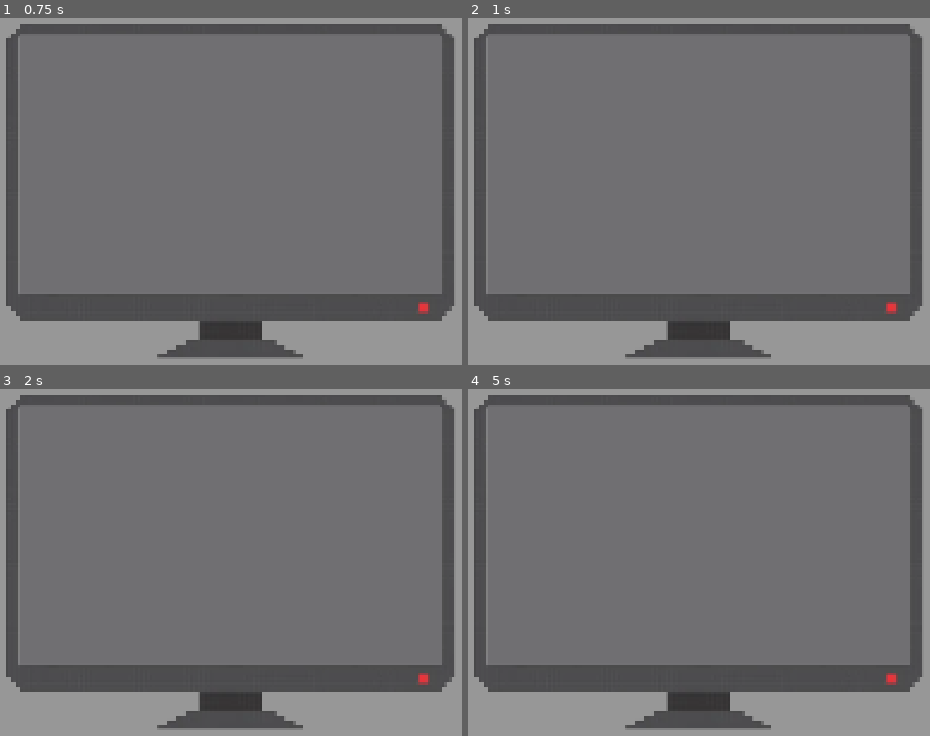
Above: before the commit, frames 1-4 (two rows, left to right).
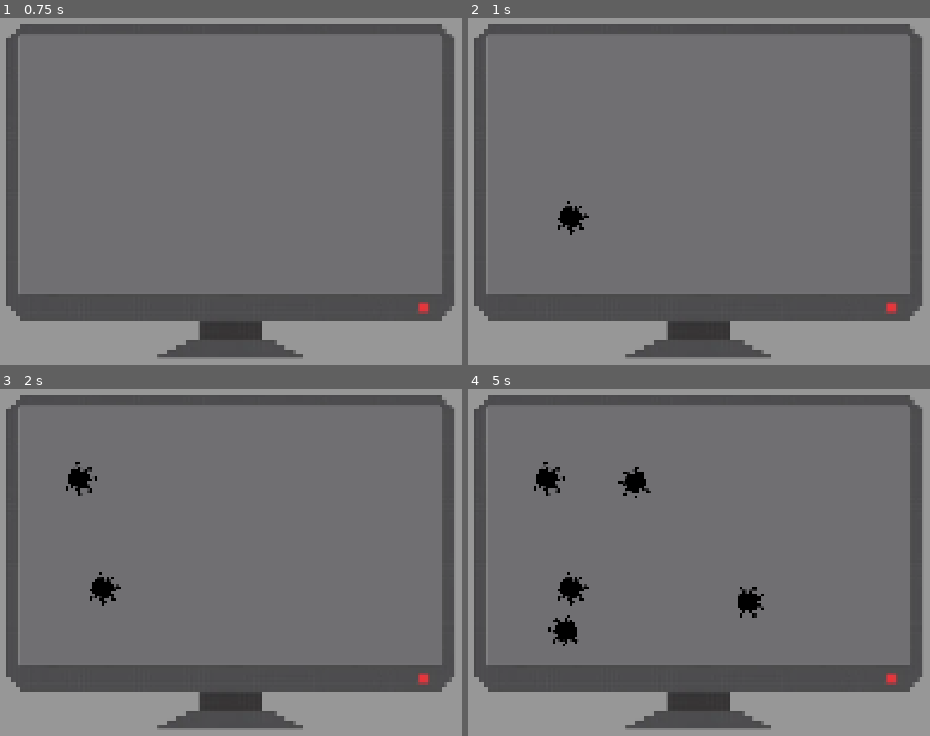
Above: after the commit, the same moments.

Repository: k3mystra/needy-college-student
Game: Godot game, scene res://ProgrammingMiniGame/mini_game_manager.tscn
Two runs of this game, one before a commit and one after it. Both use one fixed random seed, a clock stepped at 60 frames per second and the inputs below.
Inputs (mouse positions are in pixels of both pictures, inside the frame that each line leads up to):
- Up to frame 1 (0.75 s): tap Enter at 0.5 s; move the mouse to (401, 160) at 0.52 s; click (401, 160) at 0.67 s
- Up to frame 2 (1 s): no input
- Up to frame 3 (2 s): tap Space at 1.25 s; move the mouse to (64, 576) at 1.27 s; click (64, 576) at 1.42 s
- Up to frame 4 (5 s): move the mouse to (772, 454) at 2.02 s; click (772, 454) at 2.17 s; tap Enter at 2.75, 4.25 s; move the mouse to (652, 642) at 2.77 s; click (652, 642) at 2.92 s; tap Space at 3.5 s; move the mouse to (outside the picture) at 3.52 s; click (outside the picture) at 3.67 s; move the mouse to (outside the picture) at 4.27 s; click (outside the picture) at 4.42 s

Frame 1 is identical in both runs. In frame 2, 0.3% of the frame differs, in the area x 19-27%, y 52-63%; in frame 3, 0.6%; in frame 4, 1.5%, in the area x 14-65%, y 21-75%.

Commit message:
Squashing Is working

Diff:
--- a/Global.gd
+++ b/Global.gd
@@ -1,3 +1,3 @@
 # Global.gd
 extends Node
-var total_button_spam = 0
+var total_button_spam = 4
--- /dev/null
+++ b/ProgrammingMiniGame/bug.gd
@@ -0,0 +1,17 @@
+class_name code_bug extends Node2D
+
+var mouse_in : bool = false
+
+func _input(event: InputEvent) -> void:
+	if event is InputEventMouseButton:
+		if event.button_index == MOUSE_BUTTON_LEFT and event.is_released():
+			if mouse_in:
+				print("Bug is squashed")
+				queue_free()
+
+func _on_area_2d_mouse_entered() -> void:
+	mouse_in = true
+	print("mouse went in")
+
+func _on_area_2d_mouse_exited() -> void:
+	mouse_in = false
--- /dev/null
+++ b/ProgrammingMiniGame/code_bug.tscn
@@ -0,0 +1,22 @@
+[gd_scene format=3 uid="uid://bx53guja84csu"]
+
+[ext_resource type="Script" uid="uid://xyaesarjbds" path="res://ProgrammingMiniGame/bug.gd" id="1_1akvc"]
+[ext_resource type="Texture2D" uid="uid://dx2hliqvj5uxd" path="res://ProgrammingMiniGame/BUG.png" id="2_1xp5h"]
+
+[sub_resource type="CapsuleShape2D" id="CapsuleShape2D_3bv6s"]
+radius = 38.0
+height = 76.0
+
+[node name="Bug" type="Node2D" unique_id=1756963268]
+script = ExtResource("1_1akvc")
+
+[node name="Bug" type="Sprite2D" parent="." unique_id=61206248]
+texture = ExtResource("2_1xp5h")
+
+[node name="Area2D" type="Area2D" parent="." unique_id=2139924440]
+
+[node name="CollisionShape2D" type="CollisionShape2D" parent="Area2D" unique_id=1016643897]
+shape = SubResource("CapsuleShape2D_3bv6s")
+
+[connection signal="mouse_entered" from="Area2D" to="." method="_on_area_2d_mouse_entered"]
+[connection signal="mouse_exited" from="Area2D" to="." method="_on_area_2d_mouse_exited"]
--- a/ProgrammingMiniGame/mini_game_manager.tscn
+++ b/ProgrammingMiniGame/mini_game_manager.tscn
@@ -5,10 +5,10 @@
 [node name="MiniGameManager" type="Node2D" unique_id=906977319]
 
 [node name="ColorRect" type="ColorRect" parent="." unique_id=873118765]
-z_index = -1
 offset_right = 40.0
 offset_bottom = 40.0
 scale = Vector2(47.96, 27.32)
+mouse_filter = 2
 color = Color(0.5936789, 0.5936789, 0.5936789, 1)
 
 [node name="Monitor" parent="." unique_id=1322128148 instance=ExtResource("1_h2i6g")]
--- a/ProgrammingMiniGame/monitor.gd
+++ b/ProgrammingMiniGame/monitor.gd
@@ -1,21 +1,25 @@
 class_name monitor extends Node2D
+
+@export var bug : PackedScene
 
 @onready var monitor_bottom_left = $MonitorPNG/ScreenBottomLeft
 @onready var monitor_bottom_right = $MonitorPNG/ScreenBottomRight
 @onready var monitor_upper_right =$MonitorPNG/ScreenUpperRight
+@onready var AllBugs = $AllBugs
 
 var monitor_x_range : Vector2 = Vector2(-1,-1)
 var monitor_y_range : Vector2 = Vector2(-1,-1)
 
 func _ready() -> void:
-	monitor_x_range.x = monitor_bottom_left.position.x
-	monitor_x_range.y = monitor_bottom_right.position.x
+	monitor_x_range.x = monitor_bottom_left.global_position.x
+	monitor_x_range.y = monitor_bottom_right.global_position.x
 
-	monitor_y_range.x = monitor_bottom_right.position.y
-	monitor_y_range.y = monitor_upper_right.position.y
+	monitor_y_range.x = monitor_bottom_right.global_position.y
+	monitor_y_range.y = monitor_upper_right.global_position.y
 
 	var random_position : Vector2 = choose_rand_position()
 	print(str(random_position.x) + " " + str(random_position.y))
+	$BugSpawnCD.start()
 
 func choose_rand_position() -> Vector2:
 	var random_x = randf_range(monitor_x_range.x, monitor_x_range.y)
@@ -24,3 +28,10 @@
 
 func _process(delta: float) -> void:
 	pass
+
+func _on_bug_spawn_cd_timeout() -> void:
+	var new_bug : code_bug = bug.instantiate()
+	AllBugs.add_child(new_bug)
+	new_bug.position = choose_rand_position()
+	new_bug.rotation = randi_range(0,360)
+	print("a bug is spawned")
--- a/ProgrammingMiniGame/monitor.tscn
+++ b/ProgrammingMiniGame/monitor.tscn
@@ -2,11 +2,11 @@
 
 [ext_resource type="Texture2D" uid="uid://btbk1kect2kev" path="res://ProgrammingMiniGame/Monitor-export.png" id="1_gvc8r"]
 [ext_resource type="Script" uid="uid://b2l28b63cdvwg" path="res://ProgrammingMiniGame/monitor.gd" id="1_stov2"]
-
-[sub_resource type="CircleShape2D" id="CircleShape2D_stov2"]
+[ext_resource type="PackedScene" uid="uid://bx53guja84csu" path="res://ProgrammingMiniGame/code_bug.tscn" id="3_37a84"]
 
 [node name="Monitor" type="Node2D" unique_id=1322128148]
 script = ExtResource("1_stov2")
+bug = ExtResource("3_37a84")
 
 [node name="MonitorPNG" type="Sprite2D" parent="." unique_id=1367352235]
 scale = Vector2(2, 2)
@@ -27,9 +27,6 @@
 
 [node name="AllBugs" type="Node" parent="." unique_id=1001844569]
 
-[node name="Bug" type="Node2D" parent="AllBugs" unique_id=285792610]
+[node name="BugSpawnCD" type="Timer" parent="." unique_id=449911212]
 
-[node name="Area2D" type="Area2D" parent="AllBugs/Bug" unique_id=1846032706]
-
-[node name="CollisionShape2D" type="CollisionShape2D" parent="AllBugs/Bug/Area2D" unique_id=950362714]
-shape = SubResource("CircleShape2D_stov2")
+[connection signal="timeout" from="BugSpawnCD" to="." method="_on_bug_spawn_cd_timeout"]
--- a/button_mash_game.tscn
+++ b/button_mash_game.tscn
@@ -12,6 +12,7 @@
 timer = 2.0
 x_range = 275.0
 y_range = 180.0
+metadata/_edit_group_ = true
 
 [node name="WordHolder" type="Sprite2D" parent="." unique_id=200945918]
 self_modulate = Color(1, 0.5372549, 0, 1)
--- a/project.godot
+++ b/project.godot
@@ -14,6 +14,10 @@
 run/main_scene="uid://ooqmm5rd26wm"
 config/features=PackedStringArray("4.6", "GL Compatibility")
 config/icon="res://icon.svg"
+
+[autoload]
+
+Global="*uid://j87ouds1vwxn"
 
 [display]
 
Binary file added: ProgrammingMiniGame/BUG.png
Not shown, added: ProgrammingMiniGame/BUG.png.import
Binary file changed: ProgrammingMiniGame/Monitor.png
Binary file added: ProgrammingMiniGame/Sprite-0001.aseprite
Not shown, added: ProgrammingMiniGame/bug.gd.uid
